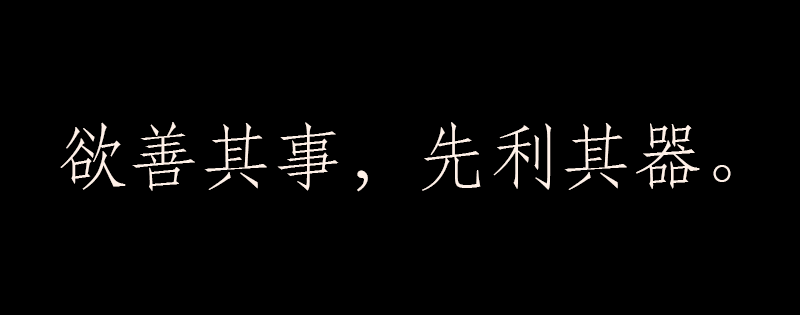
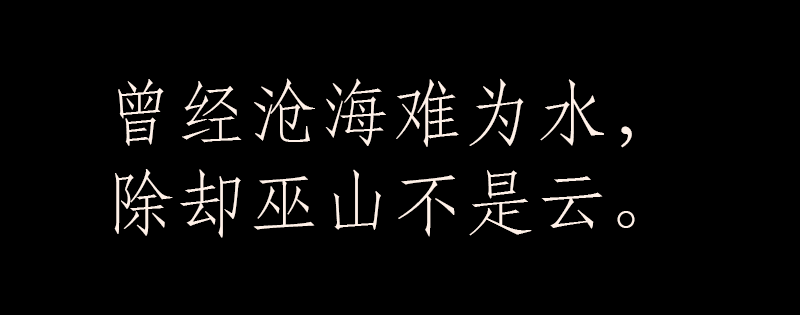
Comparing the layer stacks of the two 800x315 images. Changes:
painted on "工欲善其事，必先利其器" over [left=60, top=78, right=731, bottom=238]
